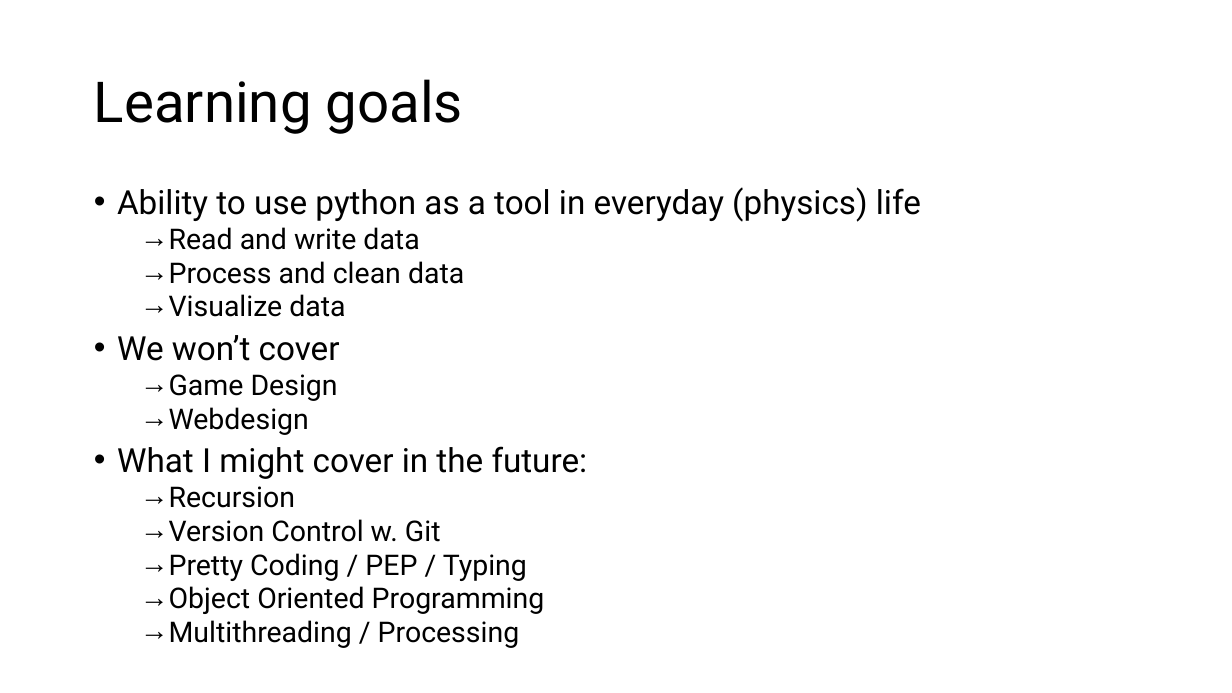
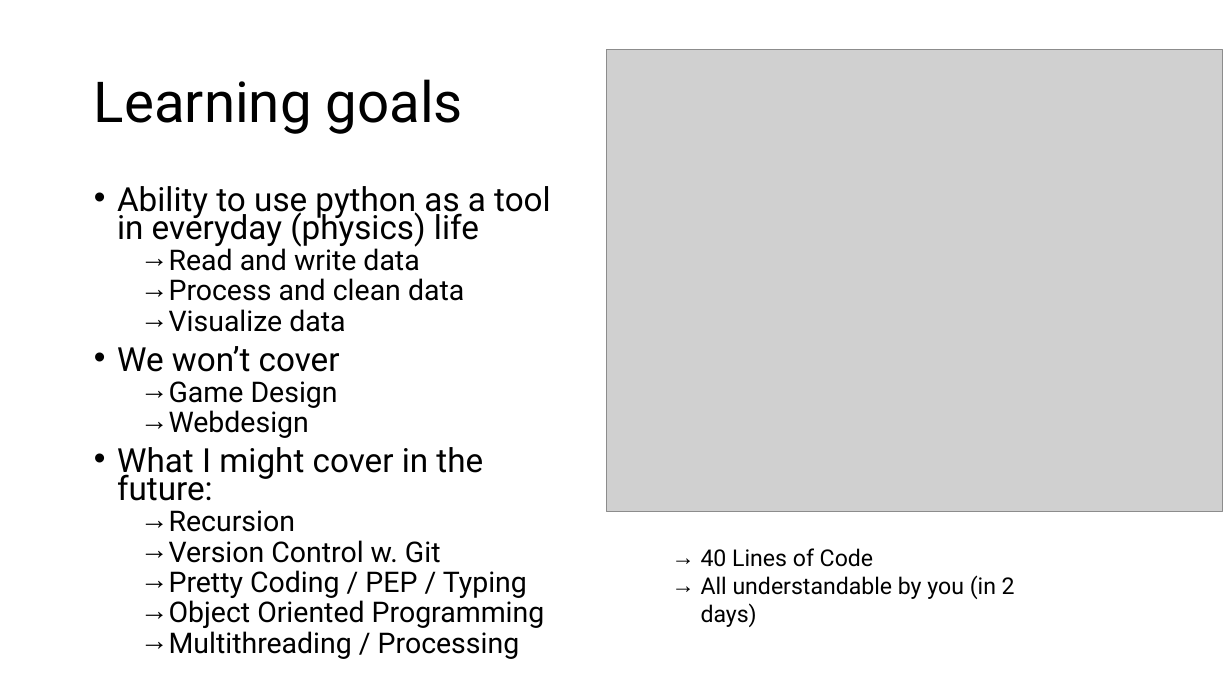
Before and after one commit to jonathanbollig/pycophy, a slide deck: slide 11 of Lecture Resources/Lecture Powerpoints/Chunk 1 - Introduction + Setup.pptx (slide 12 before the commit). Drawn at 1232x693 pixels with LibreOffice and Linux fonts; fonts in the diff are those of the drawing; grey boxes stand for pictures. Boxes give left, top, right and bottom in pixels: in the first picture for what was removed or moved away, otherwise in the second. Text is boxed around its words. In the diff, an @@ line names an element or a change of style, - is before the commit and + after.

```diff
--- a/Lecture Resources/Lecture Powerpoints/Chunk 1 - Introduction + Setup.pptx
+++ b/Lecture Resources/Lecture Powerpoints/Chunk 1 - Introduction + Setup.pptx
@@ picture added at box(606, 50, 1223, 512) @@
@@ text "Ability to use python as ..." at box(117, 186, 551, 659): line spacing 0.8 to 0.7 @@
@@ text added at box(701, 548, 1015, 599), 18 pt, text #000000 @@
+→ 40 Lines of Code
+→ All understandable by you (in 2 days)
```
Also in this commit, not shown: 6 other slides changed, 1 slide removed, 2 other files.
